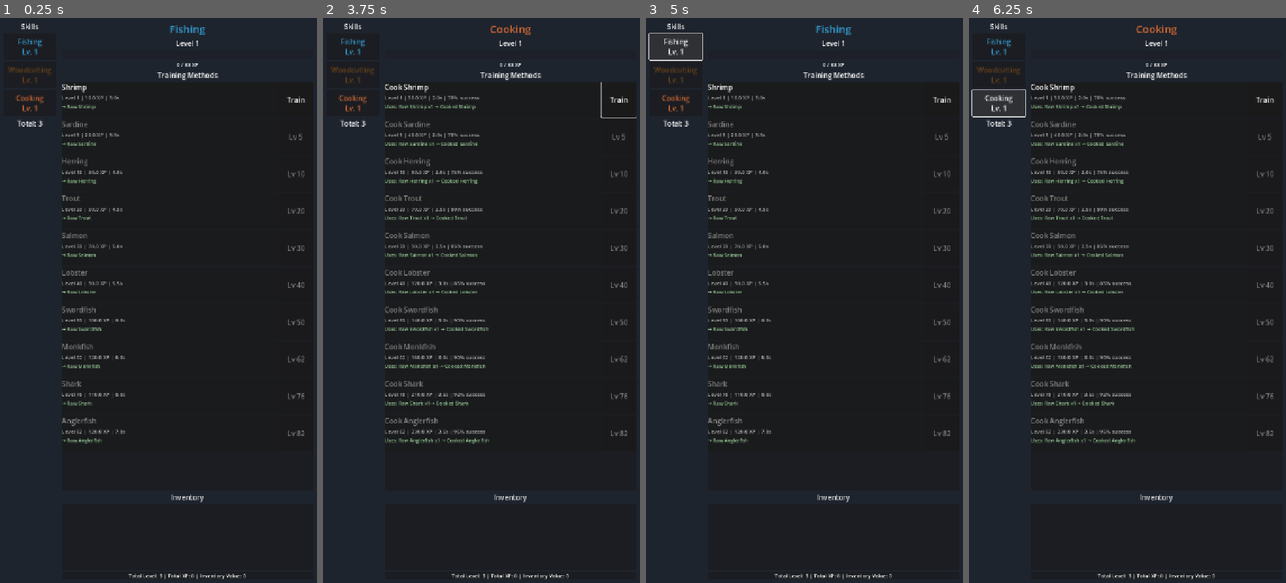
Above: before the commit, frames 1-4 (left to right).
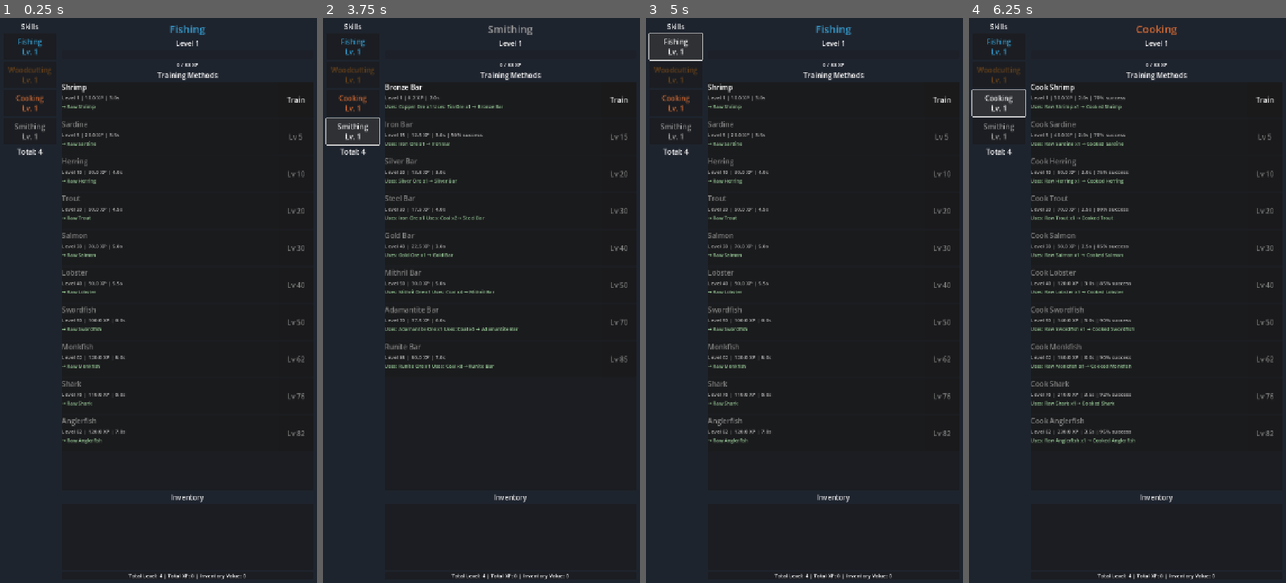
Above: after the commit, the same moments.

Repository: fahmed93/idlescapers
Game: Godot game, scene res://scenes/main.tscn
The game is run twice, just before and just after one commit, with the same random seed, the same clock (stepped at 60 frames per second) and the same inputs.
Inputs (mouse positions are in pixels of both pictures, inside the frame that each line leads up to):
- Up to frame 1 (0.25 s): no input
- Up to frame 2 (3.75 s): click "Fishing Lv. 1" at 0.5 s; click "Woodcutting Lv. 1" at 1.25 s; click "Cooking Lv. 1" at 2 s; click "Train" at 2.75 s; click (351, 131) at 3.5 s, where only the run after the commit has a clickable "Smithing Lv. 1"
- Up to frame 3 (5 s): click "Fishing Lv. 1" at 4.25 s
- Up to frame 4 (6.25 s): click "Woodcutting Lv. 1" at 5 s; click "Cooking Lv. 1" at 5.75 s

The runs differ from the first frame. In frame 1, 0.2% of the frame differs, in the area x 4-52%, y 18-100%; in frame 2, 3.5%, in the area x 0-99%, y 1-100%; in frame 3, 0.2%; in frame 4, 0.2%.

Commit message:
Implement Smithing skill with 8 training methods and related items
Co-authored-by: fahmed93 <4407704+fahmed93@users.noreply.github.com>

Diff:
--- a/autoload/game_manager.gd
+++ b/autoload/game_manager.gd
@@ -109,6 +109,17 @@
 	skill_xp["cooking"] = 0.0
 	skill_levels["cooking"] = 1
 
+	# Create Smithing skill
+	var smithing := SkillData.new()
+	smithing.id = "smithing"
+	smithing.name = "Smithing"
+	smithing.description = "Smelt ores into bars and forge equipment."
+	smithing.color = Color(0.6, 0.6, 0.6)
+	smithing.training_methods = _create_smithing_methods()
+	skills["smithing"] = smithing
+	skill_xp["smithing"] = 0.0
+	skill_levels["smithing"] = 1
+
 func _create_fishing_methods() -> Array[TrainingMethodData]:
 	var methods: Array[TrainingMethodData] = []
 
@@ -414,6 +425,107 @@
 
 	return methods
 
+func _create_smithing_methods() -> Array[TrainingMethodData]:
+	var methods: Array[TrainingMethodData] = []
+
+	var bronze_bar := TrainingMethodData.new()
+	bronze_bar.id = "bronze_bar"
+	bronze_bar.name = "Bronze Bar"
+	bronze_bar.description = "Smelt copper and tin into a bronze bar."
+	bronze_bar.level_required = 1
+	bronze_bar.xp_per_action = 6.25
+	bronze_bar.action_time = 2.0
+	bronze_bar.consumed_items = {"copper_ore": 1, "tin_ore": 1}
+	bronze_bar.produced_items = {"bronze_bar": 1}
+	bronze_bar.success_rate = 1.0
+	methods.append(bronze_bar)
+
+	var iron_bar := TrainingMethodData.new()
+	iron_bar.id = "iron_bar"
+	iron_bar.name = "Iron Bar"
+	iron_bar.description = "Smelt iron ore into a bar (50% success rate)."
+	iron_bar.level_required = 15
+	iron_bar.xp_per_action = 12.5
+	iron_bar.action_time = 3.0
+	iron_bar.consumed_items = {"iron_ore": 1}
+	iron_bar.produced_items = {"iron_bar": 1}
+	iron_bar.success_rate = 0.5
+	methods.append(iron_bar)
+
+	var silver_bar := TrainingMethodData.new()
+	silver_bar.id = "silver_bar"
+	silver_bar.name = "Silver Bar"
+	silver_bar.description = "Smelt silver ore into a bar."
+	silver_bar.level_required = 20
+	silver_bar.xp_per_action = 13.75
+	silver_bar.action_time = 3.0
+	silver_bar.consumed_items = {"silver_ore": 1}
+	silver_bar.produced_items = {"silver_bar": 1}
+	silver_bar.success_rate = 1.0
+	methods.append(silver_bar)
+
+	var steel_bar := TrainingMethodData.new()
+	steel_bar.id = "steel_bar"
+	steel_bar.name = "Steel Bar"
+	steel_bar.description = "Smelt iron ore with coal into steel."
+	steel_bar.level_required = 30
+	steel_bar.xp_per_action = 17.5
+	steel_bar.action_time = 4.0
+	steel_bar.consumed_items = {"iron_ore": 1, "coal": 2}
+	steel_bar.produced_items = {"steel_bar": 1}
+	steel_bar.success_rate = 1.0
+	methods.append(steel_bar)
+
+	var gold_bar := TrainingMethodData.new()
+	gold_bar.id = "gold_bar"
+	gold_bar.name = "Gold Bar"
+	gold_bar.description = "Smelt gold ore into a bar."
+	gold_bar.level_required = 40
+	gold_bar.xp_per_action = 22.5
+	gold_bar.action_time = 3.0
+	gold_bar.consumed_items = {"gold_ore": 1}
+	gold_bar.produced_items = {"gold_bar": 1}
+	gold_bar.success_rate = 1.0
+	methods.append(gold_bar)
+
+	var mithril_bar := TrainingMethodData.new()
+	mithril_bar.id = "mithril_bar"
+	mithril_bar.name = "Mithril Bar"
+	mithril_bar.description = "Smelt mithril ore with coal into a bar."
+	mithril_bar.level_required = 50
+	mithril_bar.xp_per_action = 30.0
+	mithril_bar.action_time = 5.0
+	mithril_bar.consumed_items = {"mithril_ore": 1, "coal": 4}
+	mithril_bar.produced_items = {"mithril_bar": 1}
+	mithril_bar.success_rate = 1.0
+	methods.append(mithril_bar)
+
+	var adamantite_bar := TrainingMethodData.new()
+	adamantite_bar.id = "adamantite_bar"
+	adamantite_bar.name = "Adamantite Bar"
+	adamantite_bar.description = "Smelt adamantite ore with coal into a bar."
+	adamantite_bar.level_required = 70
+	adamantite_bar.xp_per_action = 37.5
+	adamantite_bar.action_time = 6.0
+	adamantite_bar.consumed_items = {"adamantite_ore": 1, "coal": 6}
+	adamantite_bar.produced_items = {"adamantite_bar": 1}
+	adamantite_bar.success_rate = 1.0
+	methods.append(adamantite_bar)
+
+	var runite_bar := TrainingMethodData.new()
+	runite_bar.id = "runite_bar"
+	runite_bar.name = "Runite Bar"
+	runite_bar.description = "Smelt runite ore with coal into a bar."
+	runite_bar.level_required = 85
+	runite_bar.xp_per_action = 50.0
+	runite_bar.action_time = 7.0
+	runite_bar.consumed_items = {"runite_ore": 1, "coal": 8}
+	runite_bar.produced_items = {"runite_bar": 1}
+	runite_bar.success_rate = 1.0
+	methods.append(runite_bar)
+
+	return methods
+
 ## Get current skill level
 func get_skill_level(skill_id: String) -> int:
 	return skill_levels.get(skill_id, 1)
--- a/autoload/inventory.gd
+++ b/autoload/inventory.gd
@@ -49,6 +49,27 @@
 	_add_item("yew_logs", "Yew Logs", "Valuable yew logs.", ItemData.ItemType.RAW_MATERIAL, 200)
 	_add_item("magic_logs", "Magic Logs", "Magical logs.", ItemData.ItemType.RAW_MATERIAL, 500)
 	_add_item("redwood_logs", "Redwood Logs", "Massive redwood logs.", ItemData.ItemType.RAW_MATERIAL, 1000)
+
+	# Ores
+	_add_item("copper_ore", "Copper Ore", "A basic ore used in bronze.", ItemData.ItemType.RAW_MATERIAL, 3)
+	_add_item("tin_ore", "Tin Ore", "A basic ore used in bronze.", ItemData.ItemType.RAW_MATERIAL, 3)
+	_add_item("iron_ore", "Iron Ore", "Common ore for iron and steel.", ItemData.ItemType.RAW_MATERIAL, 15)
+	_add_item("coal", "Coal", "Used to smelt better ores.", ItemData.ItemType.RAW_MATERIAL, 25)
+	_add_item("silver_ore", "Silver Ore", "Shiny ore for silver bars.", ItemData.ItemType.RAW_MATERIAL, 30)
+	_add_item("gold_ore", "Gold Ore", "Precious ore for gold bars.", ItemData.ItemType.RAW_MATERIAL, 50)
+	_add_item("mithril_ore", "Mithril Ore", "A rare blue ore.", ItemData.ItemType.RAW_MATERIAL, 100)
+	_add_item("adamantite_ore", "Adamantite Ore", "A green ore of great strength.", ItemData.ItemType.RAW_MATERIAL, 200)
+	_add_item("runite_ore", "Runite Ore", "The rarest and strongest ore.", ItemData.ItemType.RAW_MATERIAL, 500)
+
+	# Bars
+	_add_item("bronze_bar", "Bronze Bar", "A bar of bronze metal.", ItemData.ItemType.PROCESSED, 10)
+	_add_item("iron_bar", "Iron Bar", "A bar of iron metal.", ItemData.ItemType.PROCESSED, 25)
+	_add_item("steel_bar", "Steel Bar", "A bar of steel metal.", ItemData.ItemType.PROCESSED, 50)
+	_add_item("silver_bar", "Silver Bar", "A bar of silver metal.", ItemData.ItemType.PROCESSED, 60)
+	_add_item("gold_bar", "Gold Bar", "A bar of gold metal.", ItemData.ItemType.PROCESSED, 100)
+	_add_item("mithril_bar", "Mithril Bar", "A bar of mithril metal.", ItemData.ItemType.PROCESSED, 200)
+	_add_item("adamantite_bar", "Adamantite Bar", "A bar of adamantite metal.", ItemData.ItemType.PROCESSED, 400)
+	_add_item("runite_bar", "Runite Bar", "A bar of runite metal.", ItemData.ItemType.PROCESSED, 1000)
 
 ## Helper to add item definition
 func _add_item(id: String, display_name: String, desc: String, type: ItemData.ItemType, value: int) -> void:
